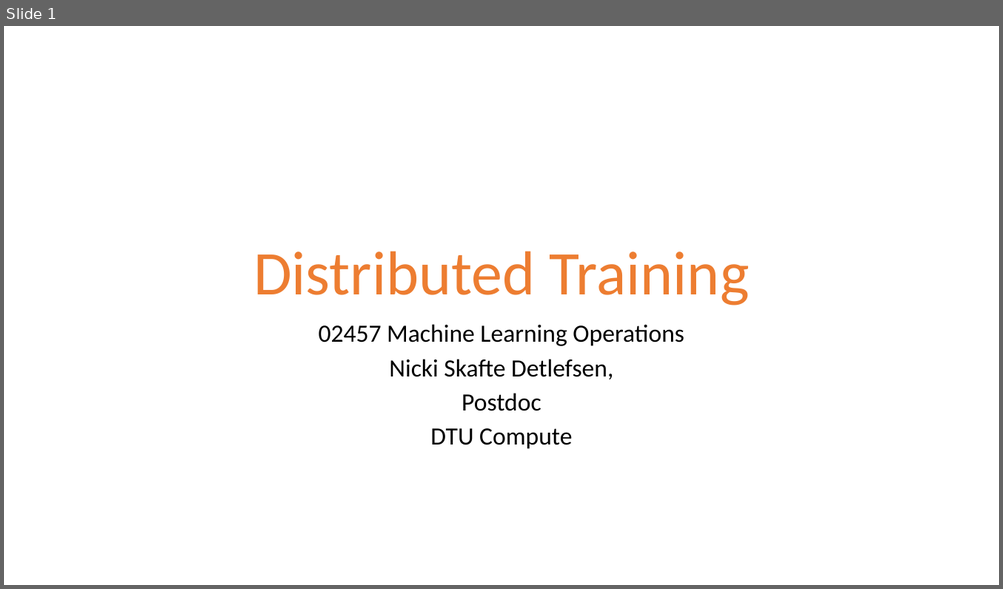
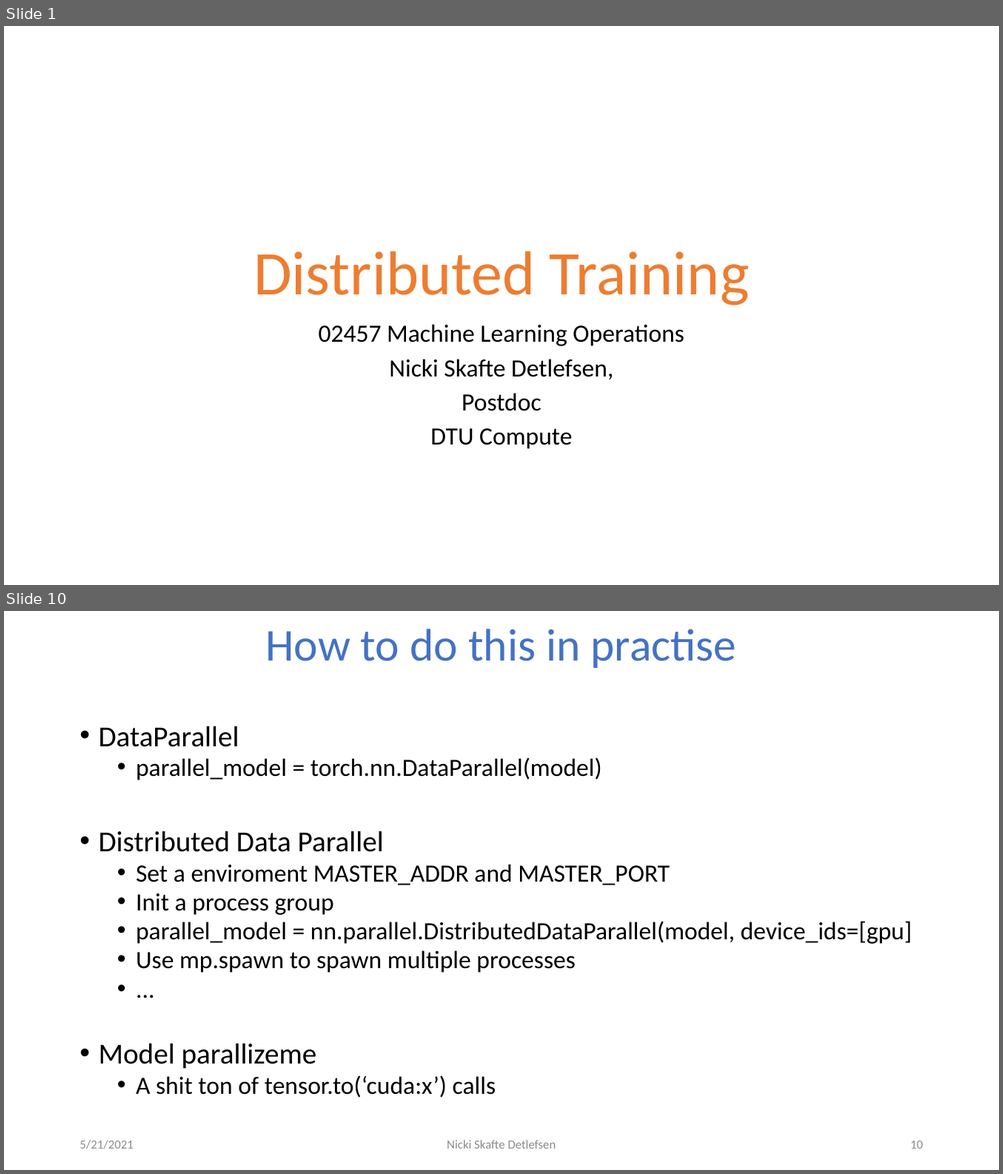
Before and after one commit to DeepEasterbunny/dtu_mlops, a slide deck: 07_distributed_training/DistributedTraining.pptx. Shown one above the other, each under a label of ours: slide 1 before the commit, slides 1 and 10 after it; the slides between them are not shown. The pictures are 1003x589 and 1003x1174 pixels, drawn with LibreOffice and Linux fonts; fonts in the diff are those of the drawing; background and template pictures are left out. Boxes give left, top, right and bottom in pixels: in the first picture for what was removed or moved away, otherwise in the second. Text is boxed around its words. In the diff, an @@ line names an element or a change of style, - is before the commit and + after.

Commit message:
distributed

```diff
--- a/07_distributed_training/DistributedTraining.pptx
+++ b/07_distributed_training/DistributedTraining.pptx
@@ slide 10 added at [4,611,999,1170], background #FFFFFF @@
@@ title added at [265,629,736,668], 44 pt, text #4472C4 @@
+How to do this in practise
@@ text added at [99,726,912,1098], 24 pt, text #000000 @@
+• DataParallel
+  • parallel_model = torch.nn.DataParallel(model)
+• Distributed Data Parallel
+  • Set a enviroment MASTER_ADDR and MASTER_PORT
+  • Init a process group
+  • parallel_model = nn.parallel.DistributedDataParallel(model, device_ids=[gpu]
+  • Use mp.spawn to spawn multiple processes
+  • ...
+• Model parallizeme
+  • A shit ton of tensor.to(‘cuda:x’) calls
@@ text added at [79,1140,133,1150], 12 pt, text #8C8C8C @@
+5/21/2021
@@ text added at [447,1140,556,1149], 12 pt, text #8C8C8C @@
+Nicki Skafte Detlefsen
@@ page number added at [910,1141,922,1149], 12 pt, text #8C8C8C @@
+10
```
Also in this commit, not shown: 9 slides changed, 2 other slides added, 6 other files.
